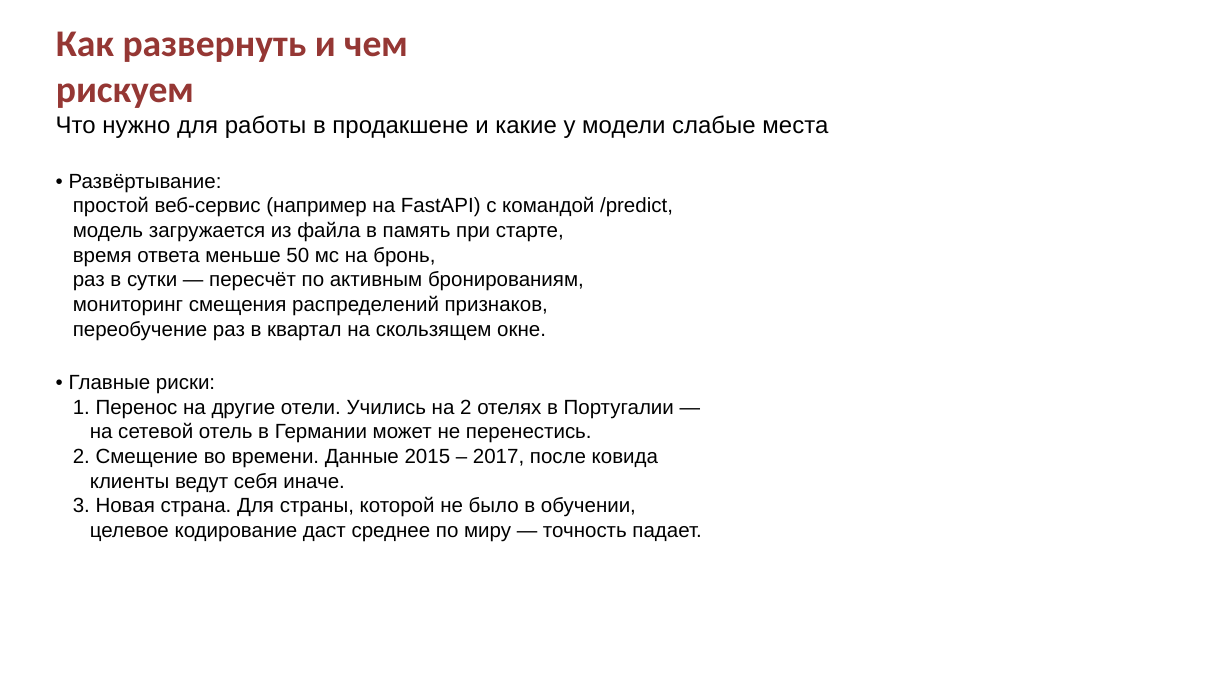
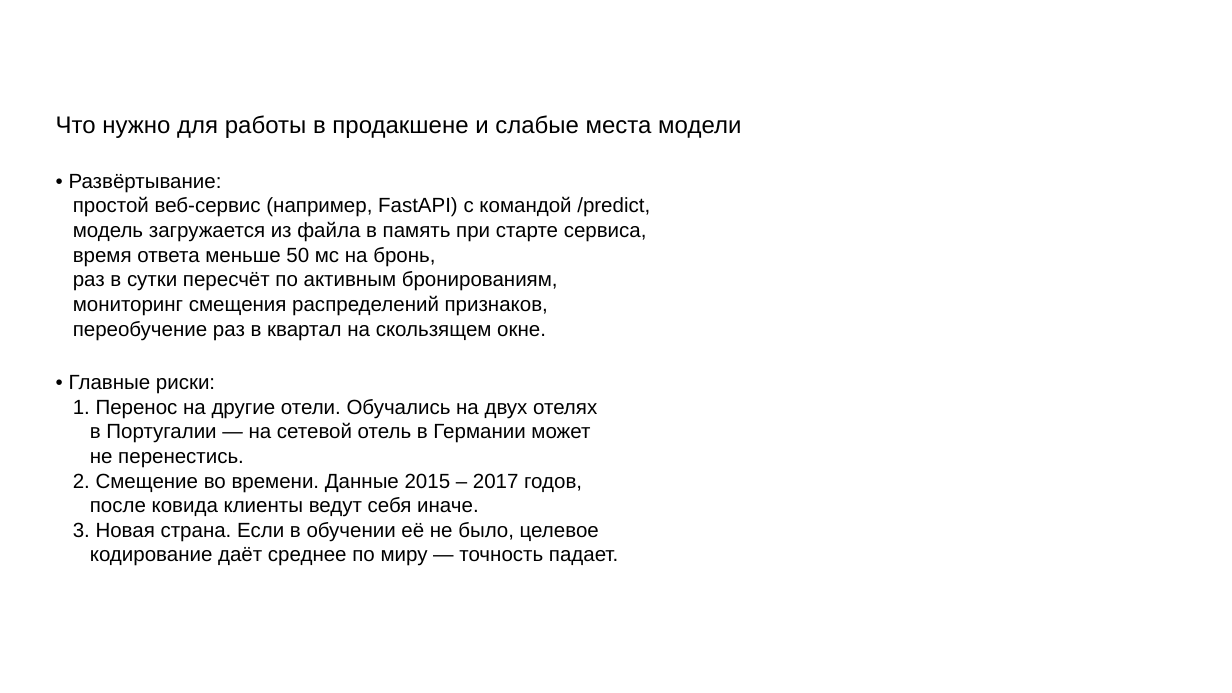
Before and after one commit to vitasha10/spbu2-project-sem2-ai, a slide deck: slide 13 of docs/presentation.pptx. Drawn at 1232x693 pixels with LibreOffice and Linux fonts; fonts in the diff are those of the drawing; background and template pictures are left out. Boxes give left, top, right and bottom in pixels: in the first picture for what was removed or moved away, otherwise in the second. Text is boxed around its words. In the diff, an @@ line names an element or a change of style, - is before the commit and + after.

Commit message:
tune presentation: charts, titles, text

```diff
--- a/docs/presentation.pptx
+++ b/docs/presentation.pptx
@@ title removed at bbox=[56, 31, 408, 108] @@
-Как развернуть и чем рискуем
@@ text at bbox=[56, 115, 741, 138]: text changed @@
-Что нужно для работы в продакшене и какие у модели слабые места
+Что нужно для работы в продакшене и слабые места модели
@@ text at bbox=[73, 196, 650, 242]: text changed @@
-простой веб-сервис (например на FastAPI) с командой /predict,
-модель загружается из файла в память при старте,
+простой веб-сервис (например, FastAPI) с командой /predict,
+модель загружается из файла в память при старте сервиса,
@@ text at bbox=[73, 271, 558, 291]: text changed @@
-раз в сутки — пересчёт по активным бронированиям,
+раз в сутки пересчёт по активным бронированиям,
@@ text at bbox=[73, 399, 618, 566]: text changed @@
-1. Перенос на другие отели. Учились на 2 отелях в Португалии —
-на сетевой отель в Германии может не перенестись.
-2. Смещение во времени. Данные 2015 – 2017, после ковида
-клиенты ведут себя иначе.
-3. Новая страна. Для страны, которой не было в обучении,
-целевое кодирование даст среднее по миру — точность падает.
+1. Перенос на другие отели. Обучались на двух отелях
+в Португалии — на сетевой отель в Германии может
+не перенестись.
+2. Смещение во времени. Данные 2015 – 2017 годов,
+после ковида клиенты ведут себя иначе.
+3. Новая страна. Если в обучении её не было, целевое
+кодирование даёт среднее по миру — точность падает.
```
Also in this commit, not shown: 13 other slides changed, 6 other files.
